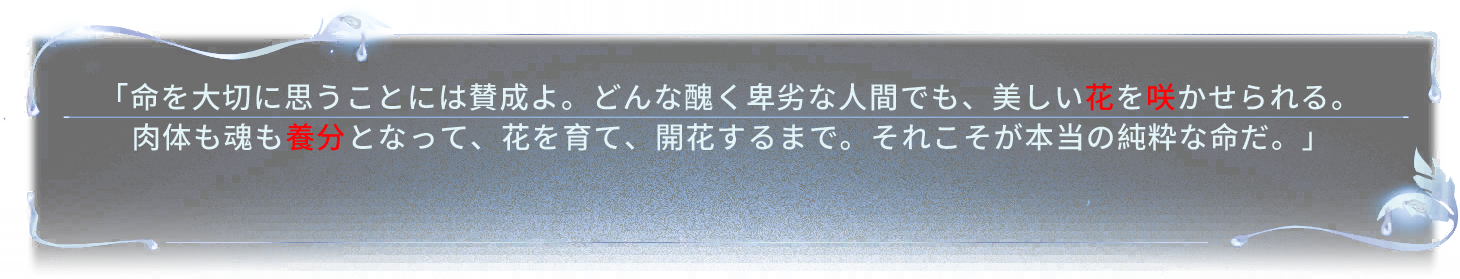
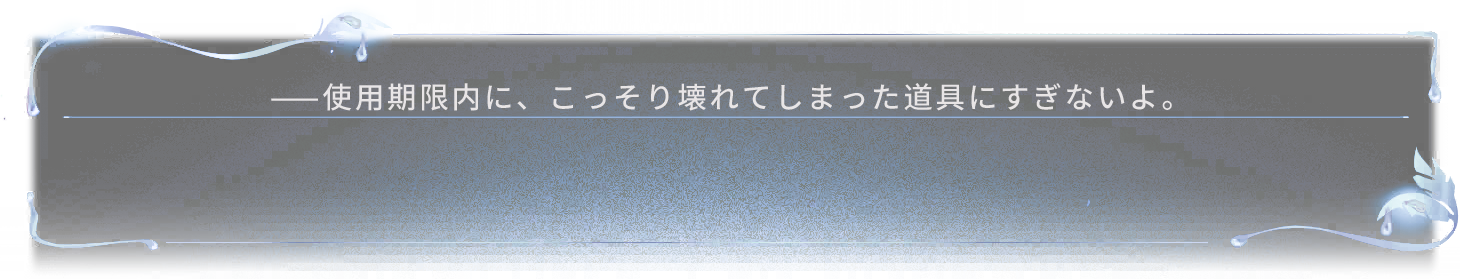
Comparing the layer stacks of the two (1460, 279) images. Changes:
showed "——使用期限内に、こっそり壊れてしまった道具にすぎないよ。" (2nd of 3) over [271, 83, 1172, 111]
renamed "「命を大切に思うことには賛成よ。どんな醜く卑劣な人間でも、美しい花を咲かせられる。 肉体も魂も養分となって、花を育て、" to "命を大切に思うことには賛成よ。どんな醜く卑劣な人間でも、美しい花を咲かせられる。 肉体も魂も養分となって、花を育て、開花するま", hid it, painted on it over [118, 82, 1342, 151]
